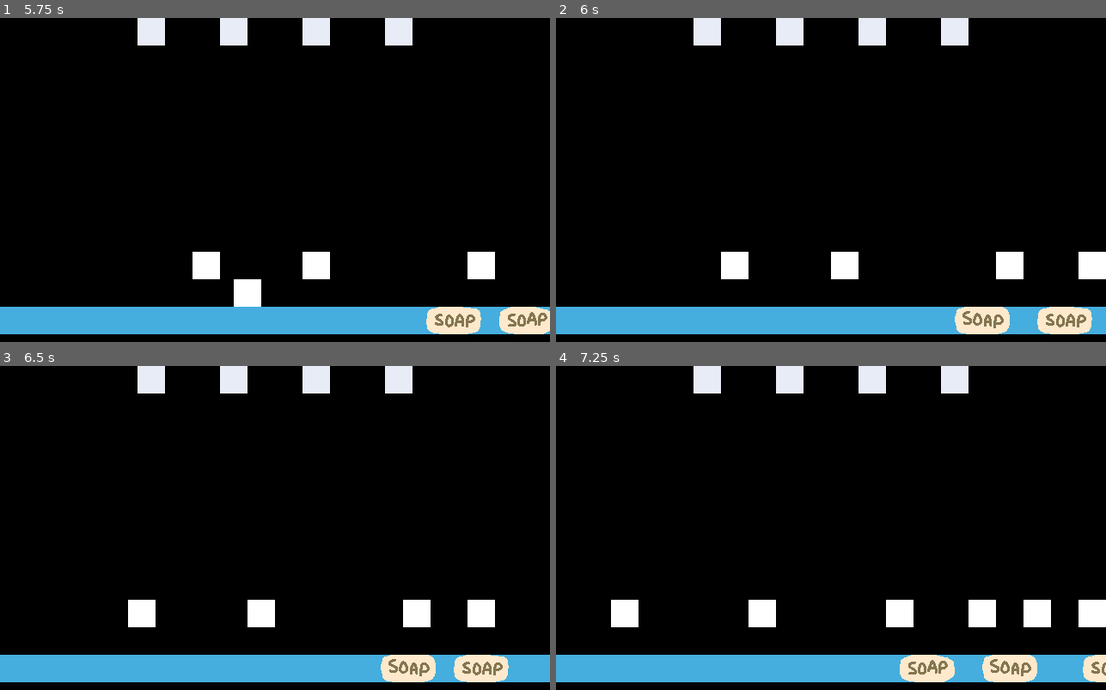
Above: before the commit, frames 1-4 (two rows, left to right).
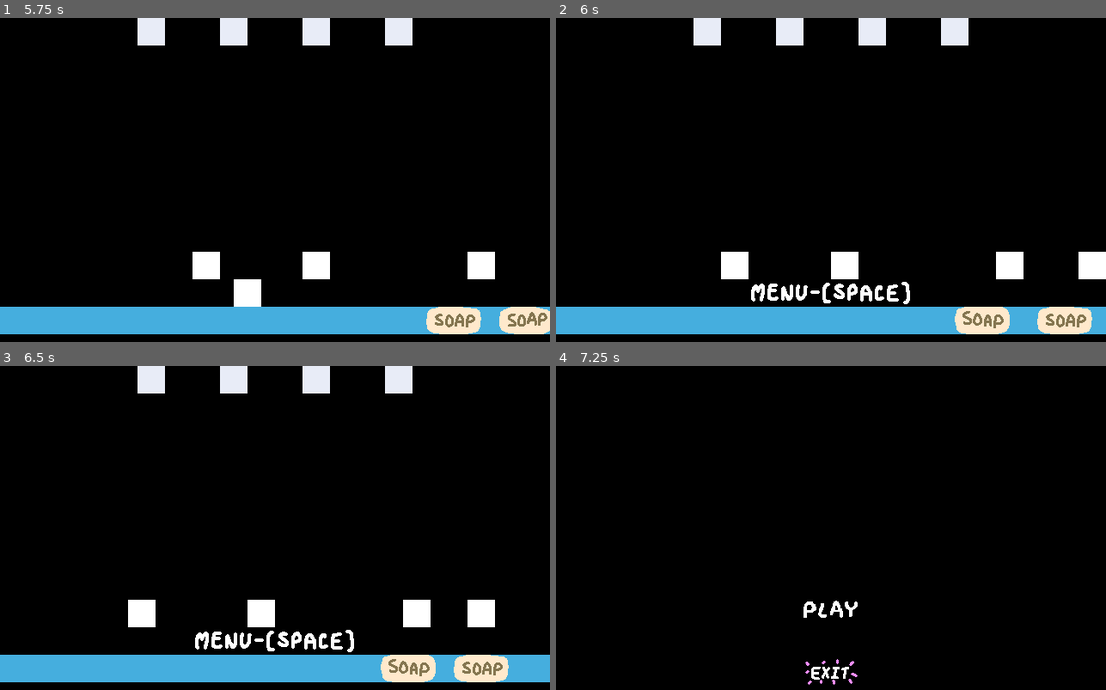
Above: after the commit, the same moments.

Repository: ChrisCee2/20gc3frogger
Game: Godot game, scene res://ui/main_menu.tscn
The game is run twice, just before and just after one commit, with the same random seed, the same clock (stepped at 60 frames per second) and the same inputs.
Inputs (mouse positions are in pixels of both pictures, inside the frame that each line leads up to):
- Up to frame 1 (5.75 s): click (275, 261) at 0.5 s; tap Enter at 1.25 s; move the mouse to (396, 264) at 1.27 s; hold D (right) 1.28-2.03 s; move the mouse to (165, 319) at 2.02 s; hold S (down) 2.03-2.78 s; move the mouse to (330, 173) at 2.77 s; hold D (right) 2.78-3.53 s; move the mouse to (outside the picture) at 3.52 s; hold W (up) 3.53-4.28 s; move the mouse to (outside the picture) at 4.27 s; hold A (left) from 4.28 s (still down); tap Space (menu, bound only after the commit) at 4.9 s; move the mouse to (110, 209) at 5.02 s
- Up to frame 2 (6 s): move the mouse to (858, 293) at 5.77 s; release A (left) at 5.78 s; hold S (down) from 5.78 s (still down)
- Up to frame 3 (6.5 s): keep holding S (down)
- Up to frame 4 (7.25 s): release S (down) at 6.5 s; click (831, 641) at 6.52 s

Frame 1 is identical in both runs. In frame 2, 0.7% of the frame differs, in the area x 35-65%, y 81-89%; in frame 3, 0.7%; in frame 4, 13%, in the area x 0-100%, y 0-99%.

Commit message:
GC3-12: Add main menu button on game end

Diff:
--- a/controllers/game_controller.gd
+++ b/controllers/game_controller.gd
@@ -2,12 +2,18 @@
 
 @onready var reset_timer: Timer = $ResetTimer
 
+@export_group("Game Objects")
 @export var beds: Node
 @export var play_area: Area2D
+@export var player: Player
+
+@export_group("UI")
+@export var game_end_menu: GameEndMenu
+
+@export_group("Game Settings")
+@export_range(1, 10) var lives: int = 3
 @export var play_area_size: Vector2 = Vector2(640, 640)
 @export var start_position: Vector2 = Vector2.ZERO # Should get start position from play area
-@export var player: Player
-@export_range(1, 10) var lives: int = 3
 
 var is_started: bool = false
 var is_finished: bool = false
@@ -30,6 +36,7 @@
 
 func finish() -> void:
 	is_finished = true
+	game_end_menu.enable()
 
 func _on_player_fail() -> void:
 	lives -= 1
@@ -53,3 +60,7 @@
 func _on_reset_timer_finished() -> void:
 	player.show()
 	player.activate()
+
+func _unhandled_key_input(event: InputEvent) -> void:
+	if is_finished and Input.is_action_pressed("menu"):
+		game_end_menu.go_to_main_menu()
--- a/project.godot
+++ b/project.godot
@@ -46,3 +46,8 @@
 , Object(InputEventKey,"resource_local_to_scene":false,"resource_name":"","device":-1,"window_id":0,"alt_pressed":false …(186 unchanged characters)…
 ]
 }
+menu={
+"deadzone": 0.2,
+"events": [Object(InputEventKey,"resource_local_to_scene":false,"resource_name":"","device":-1,"window_id":0,"alt_pressed":false,"shift_pressed":false,"ctrl_pressed":false,"meta_pressed":false,"pressed":false,"keycode":0,"physical_keycode":32,"key_label":0,"unicode":32,"location":0,"echo":false,"script":null)
+]
+}
--- a/test_scene.tscn
+++ b/test_scene.tscn
@@ -8,6 +8,7 @@
 [ext_resource type="PackedScene" uid="uid://cbo65rtkhu5pr" path="res://objects/water.tscn" id="6_7cbxl"]
 [ext_resource type="PackedScene" uid="uid://dtdj5camjcni5" path="res://objects/spawner.tscn" id="6_8pr8v"]
 [ext_resource type="PackedScene" uid="uid://di4c40pm2o71b" path="res://objects/bed.tscn" id="8_buypi"]
+[ext_resource type="PackedScene" uid="uid://bt1kl17cqxynq" path="res://ui/game_end_menu.tscn" id="9_njel3"]
 
 [sub_resource type="RectangleShape2D" id="RectangleShape2D_8pr8v"]
 size = Vector2(639, 31)
@@ -23,10 +24,11 @@
 
 [node name="Player" parent="." instance=ExtResource("1_ia1lp")]
 
-[node name="GameController" parent="." node_paths=PackedStringArray("beds", "play_area", "player") instance=ExtResource("4_coq8p")]
+[node name="GameController" parent="." node_paths=PackedStringArray("beds", "play_area", "player", "game_end_menu") instance=ExtResource("4_coq8p")]
 beds = NodePath("../Beds")
 play_area = NodePath("../PlayArea")
 player = NodePath("../Player")
+game_end_menu = NodePath("../GameEndMenu")
 
 [node name="Water" parent="." instance=ExtResource("6_7cbxl")]
 z_index = -1
@@ -73,3 +75,5 @@
 
 [node name="Bed4" parent="Beds" instance=ExtResource("8_buypi")]
 position = Vector2(144, -304)
+
+[node name="GameEndMenu" parent="." instance=ExtResource("9_njel3")]
--- /dev/null
+++ b/ui/game_end_menu.gd
@@ -0,0 +1,28 @@
+class_name GameEndMenu extends Control
+
+@onready var menu_button: BaseButton = $GridContainer/MenuButton
+@export var enabled: bool = false
+
+func _ready() -> void:
+	if enabled:
+		enable()
+	else:
+		disable()
+	menu_button.pressed.connect(go_to_main_menu)
+	menu_button.mouse_entered.connect(_on_enter)
+
+func disable() -> void:
+	hide()
+	menu_button.disabled = true
+
+func enable() -> void:
+	show()
+	menu_button.disabled = false
+
+func go_to_main_menu() -> void:
+	#AudioManager.play_audio(select_sfx)
+	get_tree().change_scene_to_file("res://UI/main_menu.tscn")
+
+func _on_enter() -> void:
+	return
+	#AudioManager.play_audio(hover_sfx)
--- /dev/null
+++ b/ui/game_end_menu.tscn
@@ -0,0 +1,104 @@
+[gd_scene load_steps=9 format=3 uid="uid://bt1kl17cqxynq"]
+
+[ext_resource type="Script" uid="uid://biopohgvrpxvf" path="res://ui/game_end_menu.gd" id="1_cs5m4"]
+[ext_resource type="PackedScene" uid="uid://0vgeujdmi23w" path="res://ui/animated_button.tscn" id="2_u8l8f"]
+[ext_resource type="Texture2D" uid="uid://bd3cd0cdfs04a" path="res://sprites/sprite_sheets/menu_button.png" id="3_7ous1"]
+
+[sub_resource type="AtlasTexture" id="AtlasTexture_cs5m4"]
+atlas = ExtResource("3_7ous1")
+region = Rect2(0, 0, 192, 32)
+
+[sub_resource type="AtlasTexture" id="AtlasTexture_u8l8f"]
+atlas = ExtResource("3_7ous1")
+region = Rect2(0, 32, 192, 32)
+
+[sub_resource type="Animation" id="Animation_sv8e0"]
+length = 0.001
+tracks/0/type = "value"
+tracks/0/imported = false
+tracks/0/enabled = true
+tracks/0/path = NodePath(".:texture_hover:region")
+tracks/0/interp = 1
+tracks/0/loop_wrap = true
+tracks/0/keys = {
+"times": PackedFloat32Array(0),
+"transitions": PackedFloat32Array(1),
+"update": 0,
+"values": [Rect2(0, 32, 192, 32)]
+}
+
+[sub_resource type="Animation" id="Animation_xpp1m"]
+resource_name = "normal"
+length = 0.45
+loop_mode = 1
+step = 0.01
+tracks/0/type = "value"
+tracks/0/imported = false
+tracks/0/enabled = true
+tracks/0/path = NodePath(".:texture_normal:region")
+tracks/0/interp = 1
+tracks/0/loop_wrap = true
+tracks/0/keys = {
+"times": PackedFloat32Array(0, 0.15, 0.299106),
+"transitions": PackedFloat32Array(1e+06, 1e+06, 1e+06),
+"update": 0,
+"values": [Rect2(0, 0, 192, 32), Rect2(192, 0, 192, 32), Rect2(384, 0, 192, 32)]
+}
+tracks/1/type = "value"
+tracks/1/imported = false
+tracks/1/enabled = true
+tracks/1/path = NodePath(".:texture_hover:region")
+tracks/1/interp = 1
+tracks/1/loop_wrap = true
+tracks/1/keys = {
+"times": PackedFloat32Array(0, 0.15, 0.3),
+"transitions": PackedFloat32Array(1e+06, 1e+06, 1e+06),
+"update": 0,
+"values": [Rect2(0, 32, 192, 32), Rect2(192, 32, 192, 32), Rect2(384, 32, 192, 32)]
+}
+
+[sub_resource type="AnimationLibrary" id="AnimationLibrary_mme80"]
+_data = {
+&"RESET": SubResource("Animation_sv8e0"),
+&"normal": SubResource("Animation_xpp1m")
+}
+
+[node name="GameEndMenu" type="Control"]
+z_index = 100
+texture_filter = 1
+layout_mode = 3
+anchors_preset = 8
+anchor_left = 0.5
+anchor_top = 0.5
+anchor_right = 0.5
+anchor_bottom = 0.5
+grow_horizontal = 2
+grow_vertical = 2
+mouse_filter = 2
+script = ExtResource("1_cs5m4")
+
+[node name="GridContainer" type="GridContainer" parent="."]
+texture_filter = 1
+layout_mode = 1
+anchors_preset = 8
+anchor_left = 0.5
+anchor_top = 0.5
+anchor_right = 0.5
+anchor_bottom = 0.5
+offset_left = -96.0
+offset_top = -16.0
+offset_right = 96.0
+offset_bottom = 16.0
+grow_horizontal = 2
+grow_vertical = 2
+
+[node name="MenuButton" parent="GridContainer" node_paths=PackedStringArray("animation_player") instance=ExtResource("2_u8l8f")]
+layout_mode = 2
+texture_normal = SubResource("AtlasTexture_cs5m4")
+texture_hover = SubResource("AtlasTexture_u8l8f")
+animation_player = NodePath("AnimationPlayer")
+
+[node name="AnimationPlayer" type="AnimationPlayer" parent="GridContainer/MenuButton"]
+libraries = {
+&"": SubResource("AnimationLibrary_mme80")
+}
Binary file added: sprites/aseprite/menu_button.aseprite
Binary file added: sprites/sprite_sheets/menu_button.png
Not shown, added: sprites/sprite_sheets/menu_button.png.import
Not shown: 1 places in test_scene.tscn that only renumber resources
Not shown, added: ui/game_end_menu.gd.uid
